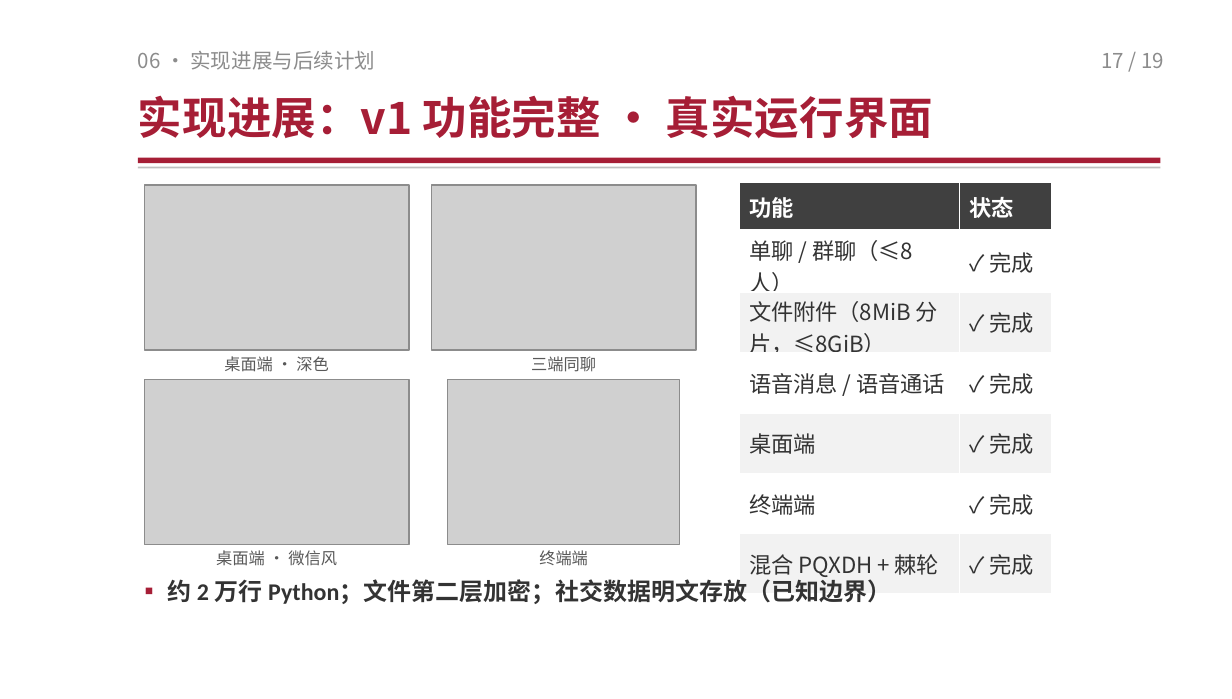
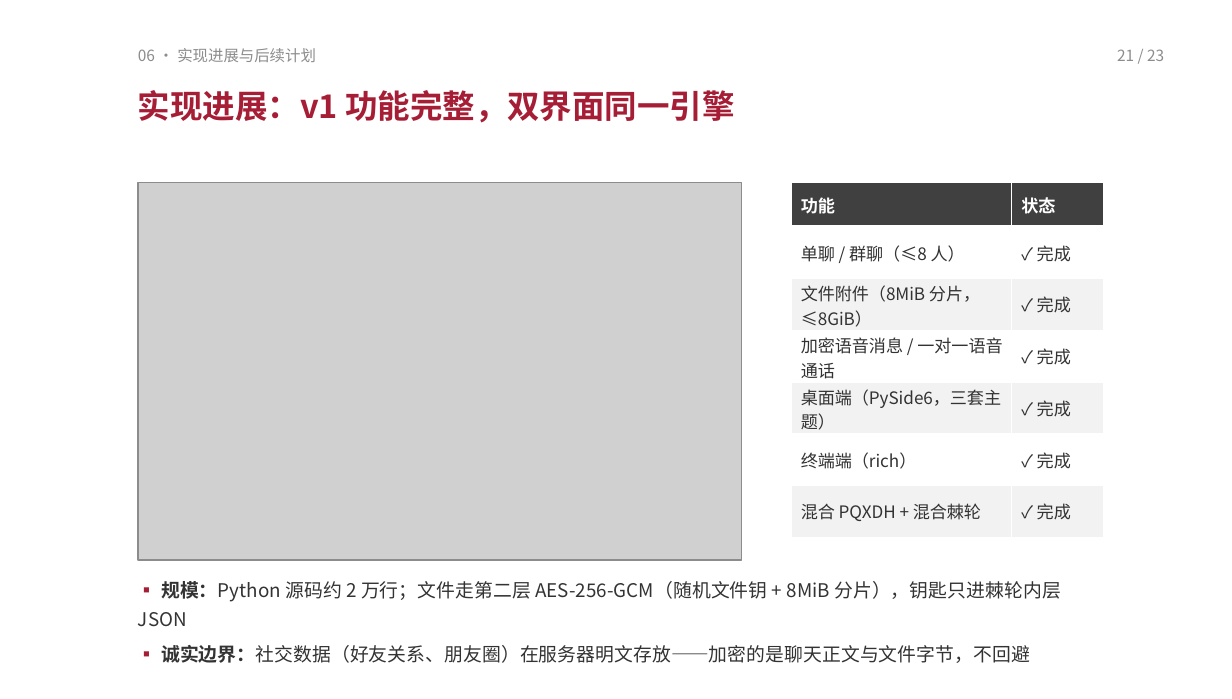
Before and after one commit to TomHaoZi/ECNUchat, a slide deck: slide 21 of 中期汇报/ECNUchat-中期汇报.pptx (slide 17 before the commit). Drawn at 1232x699 pixels with LibreOffice and Linux fonts; fonts in the diff are those of the drawing; grey boxes stand for pictures. Boxes give left, top, right and bottom in pixels: in the first picture for what was removed or moved away, otherwise in the second. Text is boxed around its words. In the diff, an @@ line names an element or a change of style, - is before the commit and + after.

```diff
--- a/中期汇报/ECNUchat-中期汇报.pptx
+++ b/中期汇报/ECNUchat-中期汇报.pptx
@@ text "06 · 实现进展与后续计划" at bbox=[138, 48, 316, 62]: size 12 to 9 pt @@
@@ text at bbox=[1117, 49, 1164, 61]: text changed; size 12 to 9 pt @@
-17 / 19
+21 / 23
@@ text at bbox=[138, 90, 734, 123]: text changed; size 26 to 19 pt @@
-实现进展：v1 功能完整 · 真实运行界面
+实现进展：v1 功能完整，双界面同一引擎
@@ rectangle removed at bbox=[138, 158, 1161, 163] @@
@@ rectangle removed at bbox=[138, 166, 1161, 168] @@
@@ picture: place and size @@
-picture at bbox=[431, 185, 696, 350]
+picture at bbox=[138, 182, 742, 559]
@@ picture removed at bbox=[144, 185, 409, 350] @@
@@ table at bbox=[791, 182, 1104, 537] @@
-row 4, column 1: 语音消息 / 语音通话
+row 4, column 1: 加密语音消息 / 一对一语音通话
-row 5, column 1: 桌面端
+row 5, column 1: 桌面端（PySide6，三套主题）
-row 6, column 1: 终端端
+row 6, column 1: 终端端（rich）
-row 7, column 1: 混合 PQXDH + 棘轮
+row 7, column 1: 混合 PQXDH + 混合棘轮
@@ size 13 to 10 pt in "功能", "状态", "单聊 / 群聊（≤8 人）", "✓ 完成" and 6 more places @@
@@ table: place and size @@
-table at bbox=[739, 182, 1052, 594]
+table at bbox=[791, 182, 1104, 537]
@@ text removed at bbox=[224, 356, 328, 372] @@
-桌面端 · 深色
@@ text removed at bbox=[531, 356, 596, 372] @@
-三端同聊
@@ picture removed at bbox=[144, 379, 409, 545] @@
@@ picture removed at bbox=[447, 379, 679, 545] @@
@@ text removed at bbox=[216, 550, 337, 566] @@
-桌面端 · 微信风
@@ text removed at bbox=[539, 550, 588, 566] @@
-终端端
@@ text at bbox=[138, 581, 1061, 663]: text changed; size 14 to 11 pt; font Calibri to Noto Sans CJK SC; bold off @@
-▪ 约 2 万行 Python；文件第二层加密；社交数据明文存放（已知边界）
+▪ 规模：Python 源码约 2 万行；文件走第二层 AES-256-GCM（随机文件钥 + 8MiB 分片），钥匙只进棘轮内层 JSON
+▪ 诚实边界：社交数据（好友关系、朋友圈）在服务器明文存放——加密的是聊天正文与文件字节，不回避
```
Also in this commit, not shown: 16 other slides changed, 4 slides added, 3 other files.
